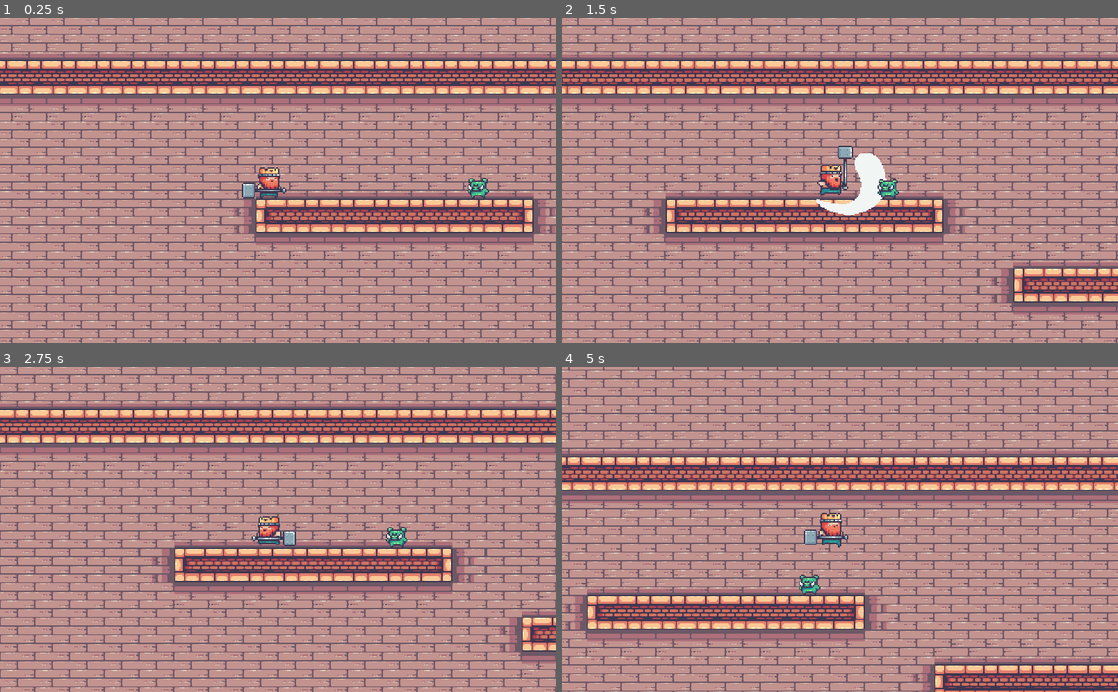
Above: before the commit, frames 1-4 (two rows, left to right).
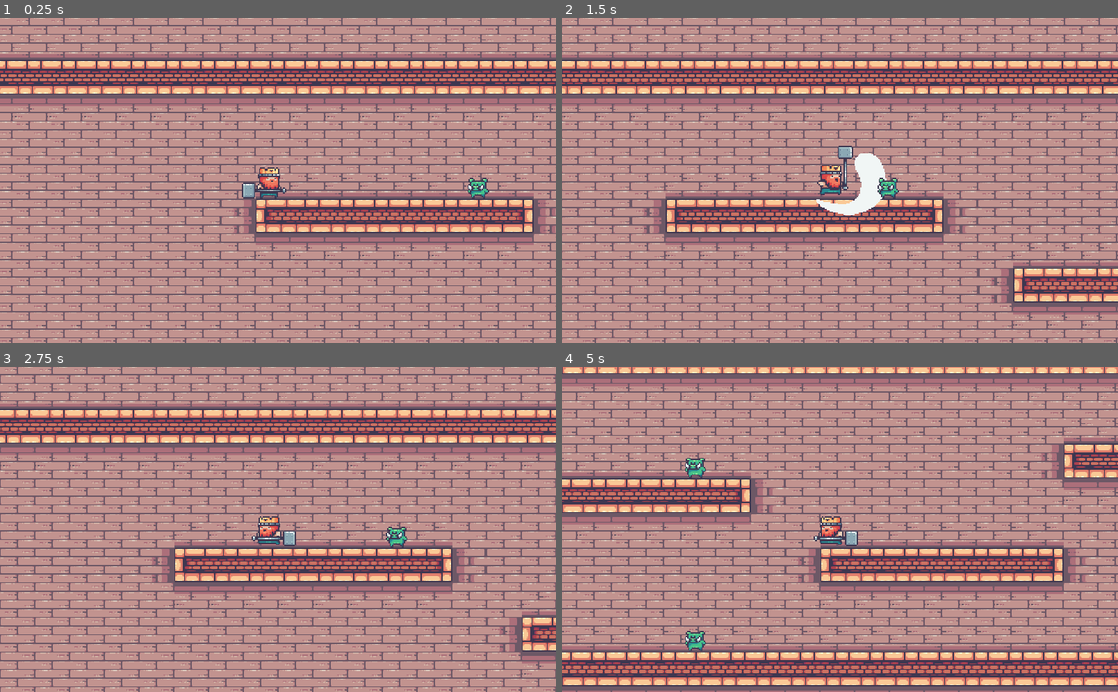
Above: after the commit, the same moments.

Repository: brunoskonrad/kings-and-pigs
Game: Godot game, scene res://Levels/Sandbox.tscn
Same seed, same stepped clock (60 frames per second), same inputs: the game is played once before the commit and once after it.
Inputs:
- Up to frame 1 (0.25 s): no input
- Up to frame 2 (1.5 s): hold Q (attack) 0.53-1.28 s; hold Right (ui_right) from 0.53 s (still down); tap Space (jump) at 0.77 s; tap Q (attack) at 1.35 s
- Up to frame 3 (2.75 s): tap Space (jump) at 1.52 s; release Right (ui_right) at 2.03 s; hold Left (ui_left) from 2.03 s (still down); hold Q (attack) from 2.03 s (still down)
- Up to frame 4 (5 s): release Left (ui_left) at 2.78 s; release Q (attack) at 2.78 s; hold Right (ui_right) 2.78-4.28 s; tap Q (attack) at 2.85, 4.35 s; tap Space (jump) at 3.02, 3.77, 4.52 s; hold Q (attack) 3.53-4.28 s; hold Left (ui_left) from 4.28 s (still down)

The runs differ from the first frame. In frame 1, less than 0.1% of the frame differs, in the area x 84-88%, y 49-55%; in frame 2, less than 0.1%; in frame 3, 0.1%; in frame 4, 72%, in the area x 0-100%, y 0-100%.

Commit message:
Detecting collision between attack and pig
It's still not perfect

Diff:
--- a/Actors/Enemies/Pig.gd
+++ b/Actors/Enemies/Pig.gd
@@ -1,4 +1,5 @@
 extends KinematicBody2D
+class_name Pig
 
 var velocity = Vector2()
 const GRAVITY = 10
--- a/Actors/Enemies/Pig.tscn
+++ b/Actors/Enemies/Pig.tscn
@@ -70,18 +70,19 @@
 } ]
 
 [sub_resource type="RectangleShape2D" id=15]
-extents = Vector2( 8.65212, 8.41957 )
+extents = Vector2( 9.02646, 8.59828 )
 
 [node name="Pig" type="KinematicBody2D"]
 scale = Vector2( 2.2, 2.2 )
 collision_layer = 2
+collision_mask = 13
 script = ExtResource( 2 )
 
 [node name="Area2D" type="AnimatedSprite" parent="."]
 position = Vector2( 2.16744e-07, 0 )
 frames = SubResource( 14 )
 animation = "idle"
-frame = 3
+frame = 4
 playing = true
 
 [node name="CollisionShape2D" type="CollisionShape2D" parent="."]
--- a/Actors/Player/HammerAttack.gd
+++ b/Actors/Player/HammerAttack.gd
@@ -5,13 +5,18 @@
 
 onready var scale_x = scale.x
 
+export(bool) var DEBUG = false
+
 func _input(event):
 	if event.is_action_pressed("attack"):
 		attack()
 
 func attack():
 	if is_attacking():
+		_log("already attacking")
 		return
+
+	_log("attack")
 
 	$Cooldown.start()
 	emit_signal("start_hammer_attack")
@@ -20,6 +25,7 @@
 func _on_Cooldown_timeout():
 	$AttackArea/Collision.disabled = true
 	emit_signal("hammer_attack_animation_finished")
+	_log("cooldown down")
 
 func is_attacking():
 	return not $Cooldown.is_stopped()
@@ -30,3 +36,11 @@
 			scale.x = scale.x
 		"left":
 			scale.x = -scale.x
+
+func _on_AttackArea_body_entered(body):
+	if body is Pig:
+		print("Piggie!")
+
+func _log(message):
+	if DEBUG:
+		print("[HammerAttack] ", message)
--- a/Actors/Player/PlayerAnimation.gd
+++ b/Actors/Player/PlayerAnimation.gd
@@ -3,12 +3,16 @@
 
 onready var player: PlayerKing = get_parent()
 
+export(bool) var DEBUG = false
 var next_animation = null
 
 func play_animation(animation_name):
+	_log("play %s" % animation_name)
+
 	if animation_name == "attack":
 		play("attack")
 	else:
+		_log("is_attacking: %s" % player.is_attacking())
 		if player.is_attacking():
 			next_animation = animation_name
 		else:
@@ -18,9 +22,15 @@
 	if next_animation:
 		play(next_animation)
 		next_animation = null
+	else:
+		play("idle")
 
 func _on_State_state_changed(next_state):
 	play_animation(next_state)
 
 func _on_Hammer_start_hammer_attack():
 	play_animation("attack")
+
+func _log(message):
+	if DEBUG:
+		print("[PlayerAnimation] ", message)
--- a/Actors/Player/PlayerKing.gd
+++ b/Actors/Player/PlayerKing.gd
@@ -67,6 +67,3 @@
 	$AnimatedSprite.scale.x = -1
 	$AnimatedSprite.position.x = -15
 	$Hammer.aim_to("left")
-
-func _on_State_state_changed(new_state):
-	print("*** State changed: ", new_state)
--- a/Actors/Player/PlayerKing.tscn
+++ b/Actors/Player/PlayerKing.tscn
@@ -139,7 +139,7 @@
 } ]
 
 [sub_resource type="RectangleShape2D" id=26]
-extents = Vector2( 9.838, 13.0345 )
+extents = Vector2( 10.1579, 13.0345 )
 
 [sub_resource type="RectangleShape2D" id=27]
 extents = Vector2( 18.1967, 27.2009 )
@@ -187,6 +187,8 @@
 [node name="AttackArea" type="Area2D" parent="Hammer"]
 position = Vector2( 1.37911, 1.57613 )
 scale = Vector2( 2.2, 2.2 )
+collision_layer = 8
+collision_mask = 2
 
 [node name="Collision" type="CollisionShape2D" parent="Hammer/AttackArea"]
 position = Vector2( 20.9711, 2.09712 )
@@ -200,4 +202,5 @@
 [connection signal="state_changed" from="State" to="AnimatedSprite" method="_on_State_state_changed"]
 [connection signal="hammer_attack_animation_finished" from="Hammer" to="AnimatedSprite" method="_on_Hammer_hammer_attack_animation_finished"]
 [connection signal="start_hammer_attack" from="Hammer" to="AnimatedSprite" method="_on_Hammer_start_hammer_attack"]
+[connection signal="body_entered" from="Hammer/AttackArea" to="Hammer" method="_on_AttackArea_body_entered"]
 [connection signal="timeout" from="Hammer/Cooldown" to="Hammer" method="_on_Cooldown_timeout"]
--- a/Scripts/StateMachine.gd
+++ b/Scripts/StateMachine.gd
@@ -8,6 +8,8 @@
 var states_map = {}
 
 export(NodePath) var host_path
+
+export(bool) var DEBUG = false
 
 onready var host = get_node(host_path) as Node2D
 
@@ -42,6 +44,9 @@
 
 	emit_signal("state_changed", new_state.state_name)
 
+	if DEBUG:
+		print("*** State changed: ", new_state.state_name)
+
 func _get_state(key):
 	if key:
 		return states_map[key]
--- a/project.godot
+++ b/project.godot
@@ -9,6 +9,11 @@
 config_version=4
 
 _global_script_classes=[ {
+"base": "KinematicBody2D",
+"class": "Pig",
+"language": "GDScript",
+"path": "res://Actors/Enemies/Pig.gd"
+}, {
 "base": "AnimatedSprite",
 "class": "PlayerAnimation",
 "language": "GDScript",
@@ -30,6 +35,7 @@
 "path": "res://Scripts/StateMachine.gd"
 } ]
 _global_script_class_icons={
+"Pig": "",
 "PlayerAnimation": "",
 "PlayerKing": "",
 "Spawn": "",
